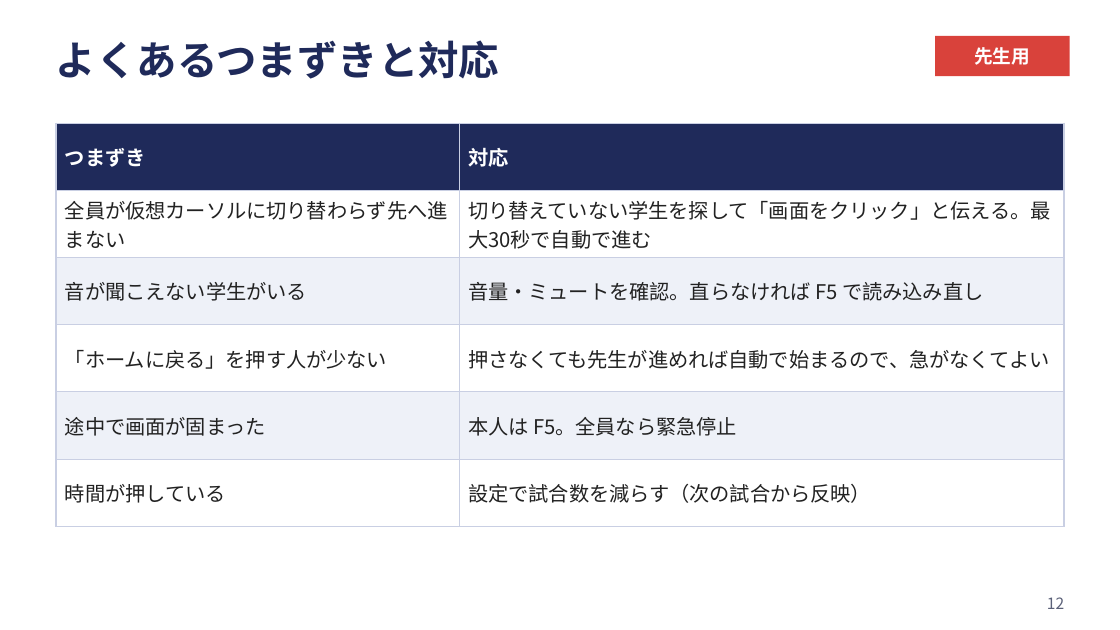
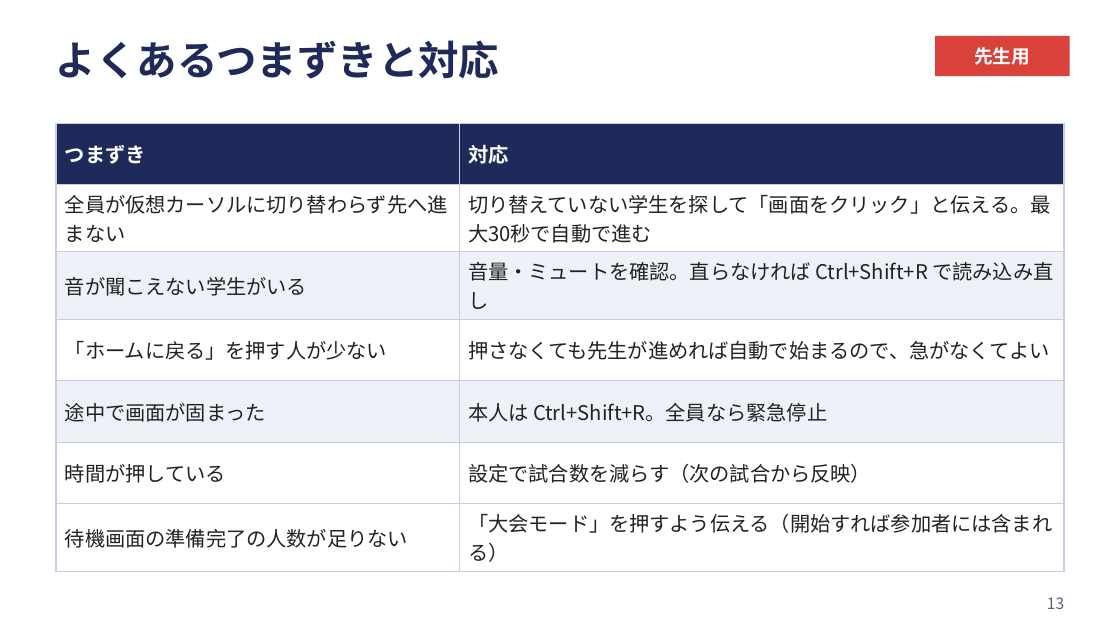
Before and after one commit to watanabekou0708-bot/e-karuta, a slide deck: slide 13 of 手順書/当日手順書_先生用.pptx (slide 12 before the commit). Drawn at 1120x630 pixels with LibreOffice and Linux fonts; fonts in the diff are those of the drawing. Boxes give left, top, right and bottom in pixels: in the first picture for what was removed or moved away, otherwise in the second. Text is boxed around its words. In the diff, an @@ line names an element or a change of style, - is before the commit and + after.

```diff
--- a/手順書/当日手順書_先生用.pptx
+++ b/手順書/当日手順書_先生用.pptx
@@ table at (56,123,1064,566) @@
-row 3, column 2: 音量・ミュートを確認。直らなければ F5 で読み込み直し
+row 3, column 2: 音量・ミュートを確認。直らなければ Ctrl+Shift+R で読み込み直し
-row 5, column 2: 本人は F5。全員なら緊急停止
+row 5, column 2: 本人は Ctrl+Shift+R。全員なら緊急停止
+row 7: 待機画面の準備完了の人数が足りない | 「大会モード」を押すよう伝える（開始すれば参加者には含まれる）
@@ page number at (1047,597,1064,609): text changed @@
-12
+13
```
Also in this commit, not shown: 10 other slides changed, 1 slide added, 9 other files.
